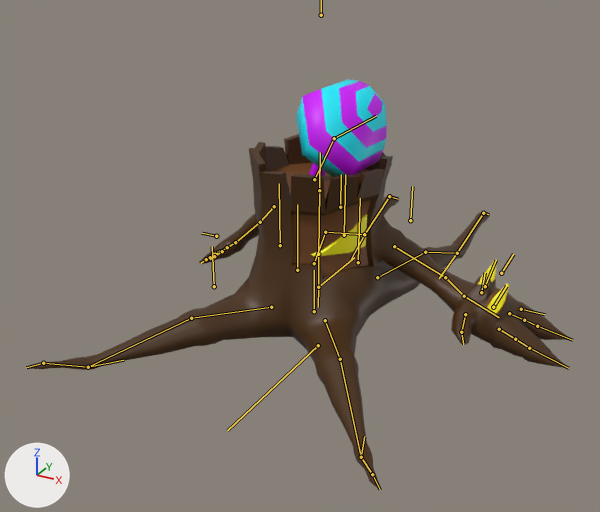
The Blender file Models/Enemies/Oaken.blend: old version first, new version second.
Before and after are seen from a 50 mm camera at (3.06, -5.91, 3.81) aimed at (-0.22, 0.06, 0.83). Arrows for +X, +Y and +Z are at lower left; the lights stay in place. The bones that bend it are drawn over the model as lines.

The first picture shows 'Eye', 'Mushroom', 'Oaken'.
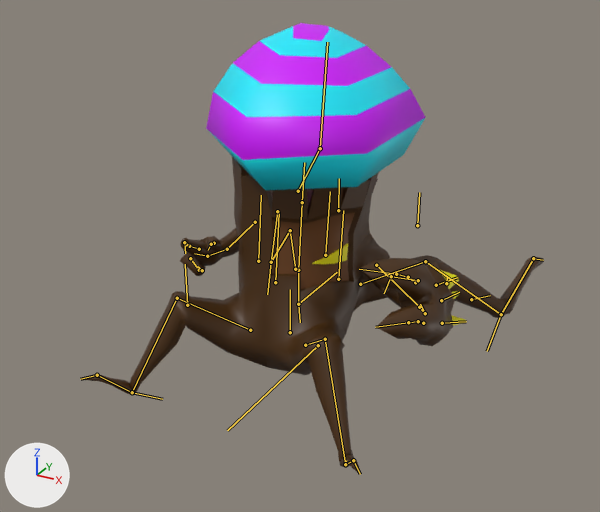
Commit message: Oaken Death

The newer file adds an action. The first version stands in its rest pose; the second is drawn at frame 1 of the action 'OakenDeath'.

What the commit changed:
Bone 'MASTER' (bone_master) moves from (0.0, 0.0, 0.0) to (-0.02, -0.34, -0.02).
Bone 'Head' (bone_head) turns from (0, 0, 0) to (-7, 0, 0) degrees about its own x, y and z.
Bone 'Eye' (bone_eye) is rescaled from (1.0, 1.0, 1.0) to (0.74, 0.49, 0.74).
Bone 'Arm.R' (bone_arm_r) turns from (0, 0, 0) to (-47, 8, 36) degrees about its own x, y and z.
Bone 'Forearm.R' (bone_forearm_r) turns from (0, 0, 0) to (-1, -4, 13) degrees about its own x, y and z.
Bone 'Hand.R' (bone_hand_r) turns from (0, 0, 0) to (-10, 17, 26) degrees about its own x, y and z.
Bone 'ThumbBase.R' (bone_thumbbase_r) turns from (0, 0, 0) to (16, 8, -57) degrees about its own x, y and z.
Bone 'CTRL_Fingers.R' (bone_ctrl_fingers_r) turns from (0, 0, 0) to (-91, 0, 0) degrees about its own x, y and z.
Bone 'Arm.L' (bone_arm_l) turns from (0, 0, 0) to (-12, -16, -23) degrees about its own x, y and z.
Bone 'Forearm.L' (bone_forearm_l) turns from (0, 0, 0) to (0, -17, -15) degrees about its own x, y and z.
Bone 'Hand.L' (bone_hand_l) turns from (0, 0, 0) to (-18, -39, -44) degrees about its own x, y and z.
Bone 'ThumbBase.L' (bone_thumbbase_l) turns from (0, 0, 0) to (-70, 20, -4) degrees about its own x, y and z.
Bone 'CTRL_Spikes' (bone_ctrl_spikes) is rescaled from (1.0, 1.0, 1.0) to (0.69, 0.69, 0.69).
Bone 'CTRL_Fingers.L' (bone_ctrl_fingers_l) turns from (0, 0, 0) to (-17, 0, 0) degrees about its own x, y and z.
Bone 'Hip' (bone_hip) turns from (0, 0, 0) to (9, 0, 0) degrees about its own x, y and z.
Bone 'PoleRootBack.L' (bone_polerootback_l) moves from (0.0, 0.0, 0.0) to (-0.09, -0.06, -0.43).
Bone 'PoleRootBack.R' (bone_polerootback_r) moves from (0.0, 0.0, 0.0) to (0.09, -0.06, -0.43).
Bone 'IKRootFront.R' (bone_ikrootfront_r) moves from (0.0, 0.0, 0.0) to (0.12, 0.35, -0.25).
Bone 'IKRootFront.R' (bone_ikrootfront_r) turns from (0, 0, 0) to (-22, -8, 1) degrees about its own x, y and z.
Bone 'IKRootFront.L' (bone_ikrootfront_l) moves from (0.0, 0.0, 0.0) to (-0.12, 0.35, -0.25).
Bone 'IKRootFront.L' (bone_ikrootfront_l) turns from (0, 0, 0) to (-22, 8, -1) degrees about its own x, y and z.
Bone 'IKRootBack.L' (bone_ikrootback_l) moves from (0.0, 0.0, 0.0) to (0.82, 0.79, -0.04).
Bone 'IKRootBack.L' (bone_ikrootback_l) turns from (0, 0, 0) to (9, -2, -5) degrees about its own x, y and z.
Bone 'IKRootBack.R' (bone_ikrootback_r) moves from (0.0, 0.0, 0.0) to (-0.82, 0.79, -0.04).
Bone 'IKRootBack.R' (bone_ikrootback_r) turns from (0, 0, 0) to (9, -5, -19) degrees about its own x, y and z.
Bone 'CTRL_Transformation' (bone_ctrl_transformation) moves from (0.0, 0.0, 0.0) to (0.0, 2.0, 0.0).

What differs and where, as boxes [x1, y1, x2, y2] in the pictures (600 x 512 px):
'Oaken', posed (15% narrower, 11% shorter): before [27, 134, 572, 490]; after [81, 157, 544, 474]
'Mushroom', posed: before [296, 79, 387, 178]; after [206, 23, 426, 190]
'Eye', posed: before [311, 214, 367, 257]; after [312, 244, 348, 264]
bone 'MASTER', root to tip: before (318, 287) to (354, 257); after (298, 304) to (337, 272)
bone 'Head', root to tip: before (318, 254) to (319, 190); after (298, 270) to (302, 202)
bone 'Arm.R', root to tip: before (274, 206) to (260, 222); after (255, 222) to (227, 249)
bone 'Forearm.R', root to tip: before (260, 222) to (235, 242); after (227, 249) to (207, 256)
bone 'Hand.R', root to tip: before (235, 242) to (223, 249); after (207, 256) to (194, 253)
bone 'ThumbBase.R', root to tip: before (222, 251) to (214, 256); after (214, 243) to (211, 244)
bone 'CTRL_Fingers.R', root to tip: before (216, 236) to (202, 233); after (184, 242) to (185, 253)
bone 'Arm.L', root to tip: before (394, 246) to (445, 277); after (376, 265) to (419, 307)
bone 'Forearm.L', root to tip: before (445, 277) to (464, 296); after (419, 307) to (425, 313)
bone 'Hand.L', root to tip: before (464, 296) to (499, 317); after (425, 313) to (420, 304)
bone 'ThumbBase.L', root to tip: before (465, 314) to (461, 332); after (418, 280) to (391, 276)
bone 'CTRL_Spikes', root to tip: before (501, 273) to (513, 254); after (471, 299) to (490, 295)
bone 'CTRL_Fingers.L', root to tip: before (521, 309) to (544, 314); after (446, 283) to (447, 276)
bone 'Hip', root to tip: before (318, 287) to (318, 307); after (298, 304) to (300, 322)
bone 'PoleRootBack.L', root to tip: before (410, 220) to (412, 186); after (417, 225) to (419, 192)
bone 'PoleRootBack.R', root to tip: before (340, 207) to (341, 174); after (338, 210) to (339, 178)
bone 'IKRootFront.R', root to tip: before (88, 367) to (123, 360); after (132, 392) to (162, 399)
bone 'IKRootFront.L', root to tip: before (361, 457) to (364, 436); after (345, 464) to (346, 460)
bone 'IKRootBack.L', root to tip: before (457, 253) to (439, 278); after (501, 314) to (487, 351)
bone 'IKRootBack.R', root to tip: before (364, 234) to (351, 259); after (271, 262) to (267, 294)
